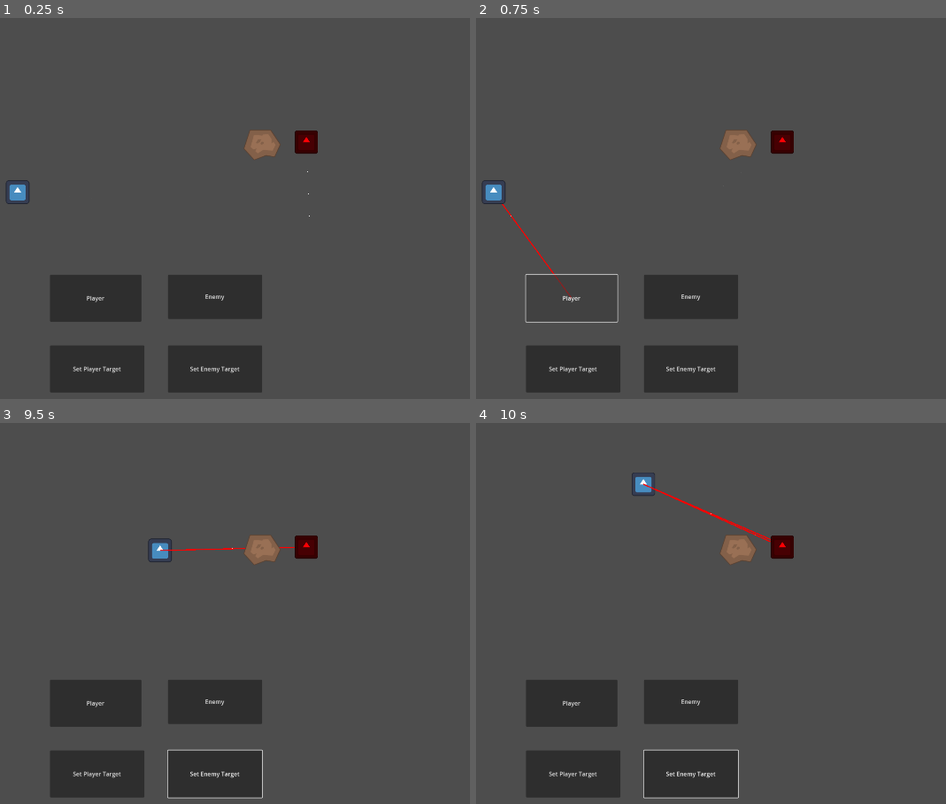
Above: before the commit, frames 1-4 (two rows, left to right).
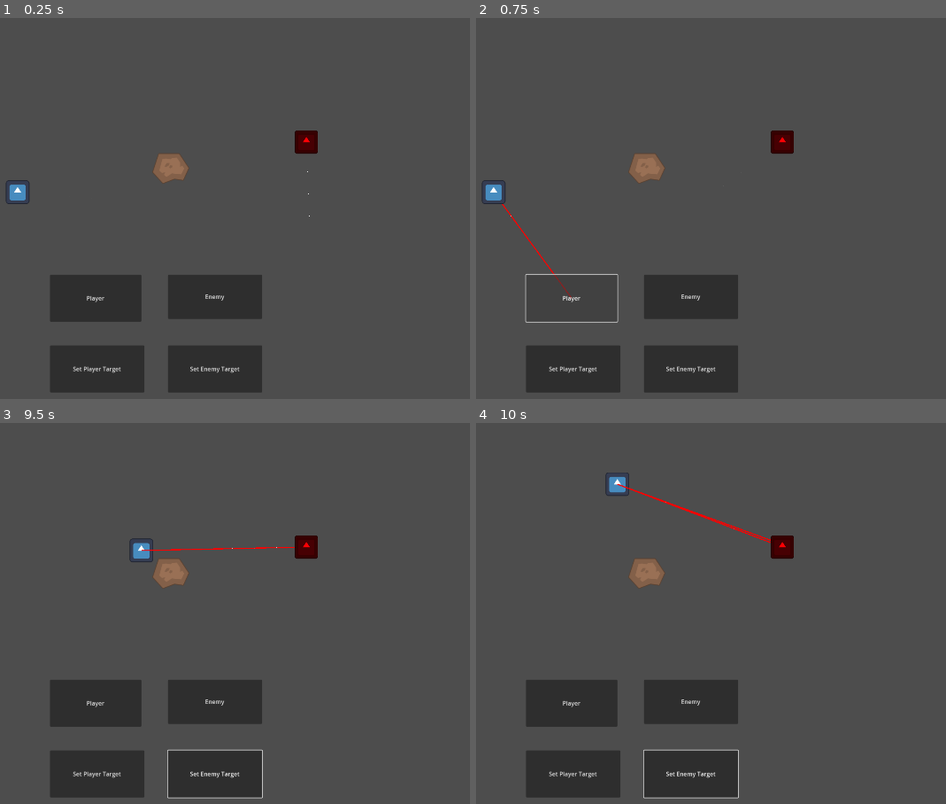
Above: after the commit, the same moments.

Repository: PhillypHenning/Artemis
Game: Godot game, scene res://scenes/testing/los_testing.tscn
Same seed, same stepped clock (60 frames per second), same inputs: the game is played once before the commit and once after it. This scene is started directly instead of the project's main scene. The engine's default icon, where the game draws it, is replaced by a stand-in: a white triangle on a blue panel in a dark square.
Inputs (mouse positions are in pixels of both pictures, inside the frame that each line leads up to):
- Up to frame 1 (0.25 s): no input
- Up to frame 2 (0.75 s): click "Player" at 0.5 s
- Up to frame 3 (9.5 s): click "Enemy" at 1.25 s; click "Set Player Target" at 2 s; click "Set Enemy Target" at 2.75 s; tap Enter at 3.5 s; move the mouse to (465, 598) at 3.52 s; hold D (move_right) 3.53-4.28 s; tap 3 (attack_far) at 3.6, 8.85 s; move the mouse to (169, 640) at 4.27 s; hold S (move_down) 4.28-5.03 s; tap 2 (attack_medium) at 4.35 s; move the mouse to (380, 533) at 5.02 s; hold D (move_right) 5.03-5.78 s; tap 1 (attack_near) at 5.1 s; move the mouse to (272, 697) at 5.77 s; hold W (move_up) 5.78-6.53 s; tap Shift (dash) at 5.85 s; move the mouse to (outside the picture) at 6.52 s; hold A (move_left) 6.53-8.03 s; tap Space (dodge) at 6.6 s; move the mouse to (98, 560) at 7.27 s; tap E (take_damage) at 7.35 s; move the mouse to (343, 621) at 8.02 s; hold S (move_down) 8.03-8.78 s; tap R (use_stamina) at 8.1 s; move the mouse to (202, 518) at 8.77 s; hold D (move_right) from 8.78 s (still down)
- Up to frame 4 (10 s): move the mouse to (941, 598) at 9.52 s; release D (move_right) at 9.53 s; hold W (move_up) from 9.53 s (still down); tap 2 (attack_medium) at 9.6 s

The runs differ from the first frame. In frame 1, 0.9% of the frame differs, in the area x 32-60%, y 29-44%; in frame 2, 0.9%; in frame 3, 1.3%; in frame 4, 1.6%, in the area x 27-63%, y 13-44%.

Commit message:
Finishing off collision detection, and LoS

Diff:
--- a/project.godot
+++ b/project.godot
@@ -87,3 +87,4 @@
 2d_render/layer_1="Player"
 2d_render/layer_2="Walls"
 2d_render/layer_3="Enemy"
+2d_render/layer_4="Obstacle"
--- a/scenes/Combat/arena/combat_arena.tscn
+++ b/scenes/Combat/arena/combat_arena.tscn
@@ -27,9 +27,9 @@
 [node name="Borders" type="Node2D" parent="."]
 
 [node name="BorderRight" type="StaticBody2D" parent="Borders"]
+collision_layer = 2
 
 [node name="CollisionShape2D" type="CollisionShape2D" parent="Borders/BorderRight"]
-light_mask = 2
 position = Vector2(1232, 456.5)
 shape = SubResource("RectangleShape2D_nbob1")
 
@@ -42,6 +42,7 @@
 metadata/_edit_use_anchors_ = true
 
 [node name="BorderLeft" type="StaticBody2D" parent="Borders"]
+collision_layer = 2
 
 [node name="CollisionShape2D" type="CollisionShape2D" parent="Borders/BorderLeft"]
 light_mask = 2
@@ -57,6 +58,7 @@
 metadata/_edit_use_anchors_ = true
 
 [node name="BorderTop" type="StaticBody2D" parent="Borders"]
+collision_layer = 2
 
 [node name="CollisionShape2D" type="CollisionShape2D" parent="Borders/BorderTop"]
 light_mask = 2
@@ -71,6 +73,7 @@
 metadata/_edit_use_anchors_ = true
 
 [node name="BorderBottom" type="StaticBody2D" parent="Borders"]
+collision_layer = 2
 
 [node name="CollisionShape2D" type="CollisionShape2D" parent="Borders/BorderBottom"]
 light_mask = 2
--- a/scenes/testing/los_testing.tscn
+++ b/scenes/testing/los_testing.tscn
@@ -3,7 +3,7 @@
 [ext_resource type="Script" path="res://scripts/combat/testing/los_testing.gd" id="1_vmhov"]
 [ext_resource type="PackedScene" uid="uid://bch1inx7rhsor" path="res://scenes/combat/creatures/player_controlled_creature.tscn" id="1_wtlk8"]
 [ext_resource type="PackedScene" uid="uid://c8cdet8dkmps6" path="res://scenes/combat/creatures/target_dummy.tscn" id="2_y8dhf"]
-[ext_resource type="Texture2D" uid="uid://diwqtd57chdk0" path="res://graphics/combat/obstacles/boulder.png" id="4_ipob4"]
+[ext_resource type="PackedScene" uid="uid://djxjpynabyfcs" path="res://scenes/combat/obstacles/combat_obstacle_boulder.tscn" id="4_05yfv"]
 
 [node name="LosTesting" type="Node2D"]
 script = ExtResource("1_vmhov")
@@ -42,9 +42,8 @@
 offset_bottom = 1024.0
 text = "Set Enemy Target"
 
-[node name="Boulder" type="Sprite2D" parent="."]
-position = Vector2(832, 352)
-texture = ExtResource("4_ipob4")
+[node name="CombatObstacleBoulder" parent="." instance=ExtResource("4_05yfv")]
+position = Vector2(584, 416)
 
 [connection signal="pressed" from="Button" to="." method="_on_button_pressed"]
 [connection signal="pressed" from="Button2" to="." method="_on_button_2_pressed"]
--- a/scripts/combat/arena/combat_arena.gd
+++ b/scripts/combat/arena/combat_arena.gd
@@ -14,8 +14,8 @@
 	"Action_3": null
 }
 
-var player_creature_scene = load("res://scenes/combat/player_controlled_creature.tscn")
-var target_dummy_creature_scene = load("res://scenes/combat/target_dummy.tscn")
+var player_creature_scene = load("res://scenes/combat/creatures/player_controlled_creature.tscn")
+var target_dummy_creature_scene = load("res://scenes/combat/creatures/target_dummy.tscn")
 var creature_card_scene = load("res://scenes/UI/combat_creature_card.tscn")
 
 const Utils = preload("res://scripts/utils/utils.gd")
--- a/scripts/combat/creatures/combat_creature_base_class.gd
+++ b/scripts/combat/creatures/combat_creature_base_class.gd
@@ -47,7 +47,7 @@
 		friendly_target = null,
 		los_raycast = null,
 		los_raycast_name = "LosRaycast",
-		line_of_sight = false,
+		los_on_target = false,
 		los_visualizer = null
 	},
 	MARKERS: {
@@ -151,17 +151,27 @@
 func _init_create_raycast() -> void:
 	combat_creature_nodes[TARGETTING].los_raycast = RayCast2D.new()
 	combat_creature_nodes[TARGETTING].los_raycast.name = combat_creature_nodes[TARGETTING].los_raycast_name
-	combat_creature_nodes[TARGETTING].los_raycast.set_collision_mask(4)
+
+	combat_creature_nodes[TARGETTING].los_raycast.set_collision_mask_value(4, true)
+	if combat_creature_type.character_type == characteristics.PLAYER:
+		combat_creature_nodes[TARGETTING].los_raycast.set_collision_mask_value(3, true)
+	if combat_creature_type.character_type == characteristics.NPC_ENEMY:
+		combat_creature_nodes[TARGETTING].los_raycast.set_collision_mask_value(1, true)
 	self.add_child(combat_creature_nodes[TARGETTING].los_raycast)
 
 func _init_set_mask() -> void:
+	self.set_collision_mask_value(2, true) 	# Walls
+	self.set_collision_mask_value(4, true)	# Obstacles
 	if combat_creature_type.character_type == characteristics.PLAYER:
-		self.set_collision_layer_value(1, true)
-		self.set_collision_mask_value(3, true)
+		self.set_collision_layer_value(1, true)	# Player
+		self.set_collision_mask_value(3, true)	# Enemy
 	if combat_creature_type.character_type == characteristics.NPC_ENEMY:
 		self.set_collision_layer_value(1, false)
-		self.set_collision_layer_value(3, true)
-		self.set_collision_mask_value(1, true)
+		self.set_collision_layer_value(3, true)	# Enemy
+		self.set_collision_mask_value(1, true)	# Player
+
+
+
 
 
 # PROCESS FUNCTIONS
@@ -264,8 +274,11 @@
 
 	if combat_creature_nodes[TARGETTING].los_raycast.is_colliding() and combat_creature_nodes[DEBUG]:
 		var target = combat_creature_nodes[TARGETTING].los_raycast.get_collider() # A CollisionObject2D.
-		var shape_id = combat_creature_nodes[TARGETTING].los_raycast.get_collider_shape() # The shape index in the collider.
-		var owner_id = target.shape_find_owner(shape_id) # The owner ID in the collider.
-		var shape = target.shape_owner_get_owner(owner_id)
-
-		print("Collision detected by [{type}] target: {target}, shape_id: {shape_id}, owner_id: {owner_id}, shape: {shape},". format({"type": combat_creature_type.character_type, "target": target, "shape_id": shape_id, "owner_id": owner_id, "shape": shape}))
+
+		if combat_creature_type.character_type == characteristics.PLAYER:
+			combat_creature_nodes[TARGETTING].los_on_target = target.get_collision_layer_value(3)
+		if combat_creature_type.character_type == characteristics.NPC_ENEMY:
+			combat_creature_nodes[TARGETTING].los_on_target = target.get_collision_layer_value(1)
+
+	if combat_creature_nodes[DEBUG]:
+		print(combat_creature_nodes[TARGETTING].los_on_target)
